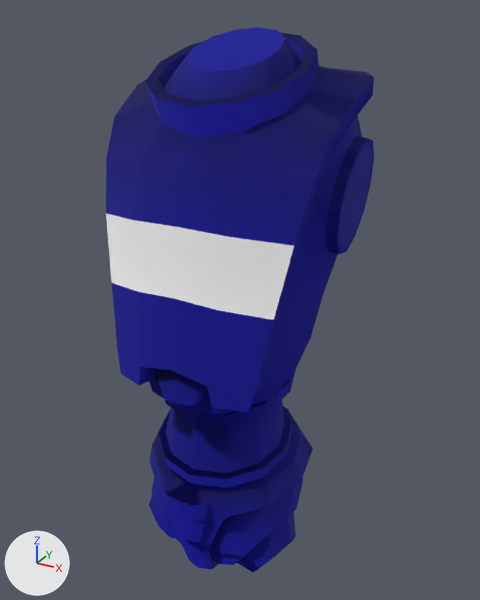
The OBJ model robotParts/body.obj as it was, and as the next commit left it.
The view is the same before and after, from a 50 mm lens placed at (2.04, -3.65, 1.68), pointed at (0.0, 0.05, -0.17). The lights are fixed; the arrows at lower left show +X, +Y and +Z. Where no turn or scale is listed for an object, it has been applied to the vertices.

In view in the first picture: 'body'.
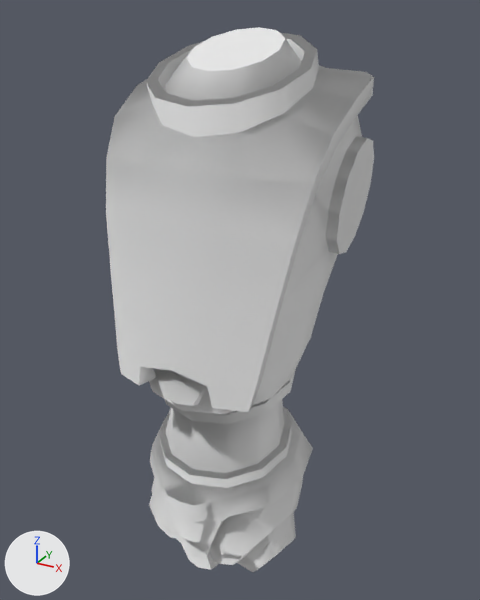
The newer file is also turned or shifted as a whole; pictures and numbers use the older file's frame.

Scene script edits in JSON lines:
```json
{"op": "add", "block": "mat_blinn99sg", "code": ["mat_blinn99sg = principled_material('blinn99SG')", "mat_blinn99sg.base_color = (0.8, 0.8, 0.8)  # white #e7e7e7", "mat_blinn99sg.roughness = 1.0"]}
{"block": "me_body", "where": "me_body.from_pydata(...)  # 512 vertices, 1019 faces; spans x -0.79..0.79, y -0.8..0.76, z -2.18..1.57"}
{"block": "me_body", "where": "# used by ob_body; location = (0.0, 0.0, 0.0)"}
{"block": "me_body", "change": "me_body part 1: all 1011 faces that had it switch from mat_blinn56sg (blue #000093) to mat_blinn99sg (white #e7e7e7)"}
{"block": "me_body", "change": "me_body part 2: all 8 faces that had it switch from mat_blinn77sg (white #ffffff) to mat_blinn99sg (white #e7e7e7)"}
```

Pixel boxes [x1, y1, x2, y2] of what changed, in the pictures (480 x 600 px):
```json
{"part": 1, "of": "me_body", "change": "recoloured", "before": [106, 27, 374, 572], "after": [106, 27, 374, 572], "on screen": "blue to white"}
{"part": 2, "of": "me_body", "change": "recoloured", "before": [106, 213, 294, 320], "after": [106, 213, 294, 320]}
```
